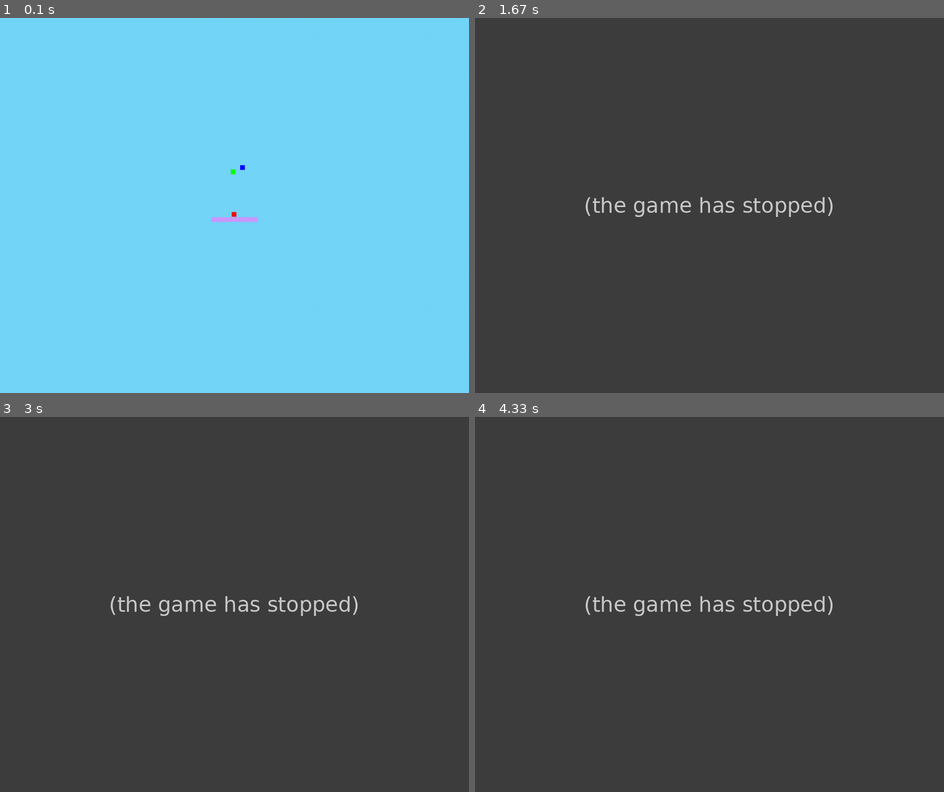
Above: before the commit, frames 1-4 (two rows, left to right).
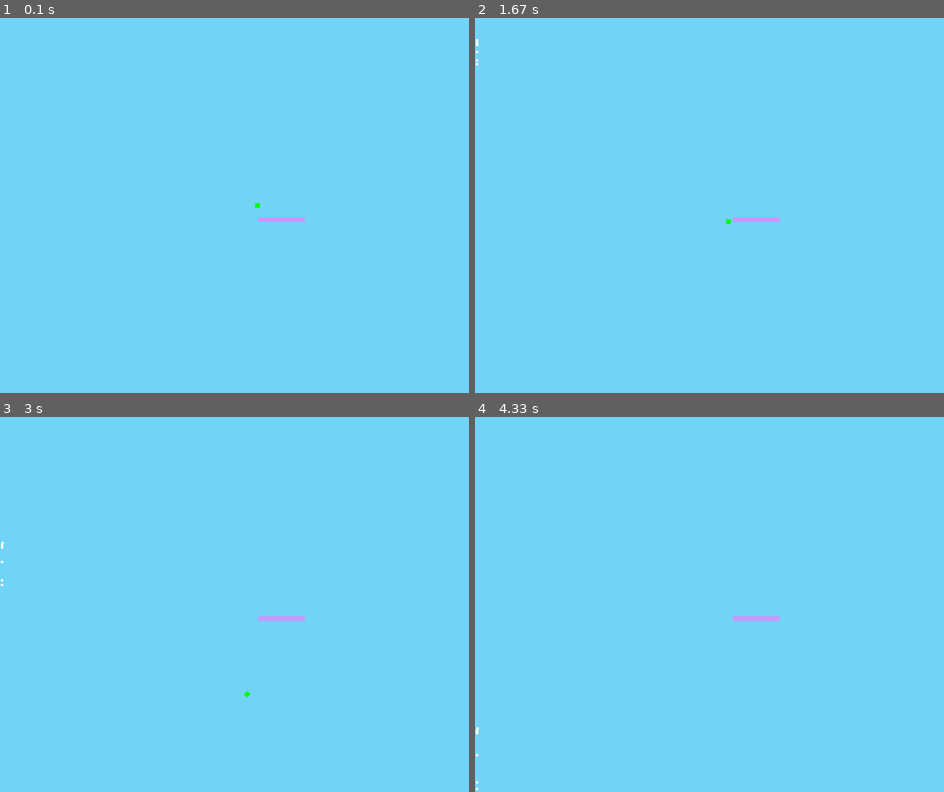
Above: after the commit, the same moments.

Repository: AchoDev/Lumina-Engine
Game: pygame game, started from test2.py
Same seed, same stepped clock (60 frames per second), same inputs: the game is played once before the commit and once after it.
Inputs:
- Up to frame 1 (0.1 s): no input
- Up to frame 2 (1.67 s): tap A at 0.33, 0.67 s
- Up to frame 3 (3 s): no input
- Up to frame 4 (4.33 s): no input

The runs differ from the first frame. In frame 1, 0.3% of the frame differs, in the area x 45-65%, y 39-55%; in frame 2, 100%, in the area x 0-100%, y 0-100%; in frame 3, 100%; in frame 4, 100%.
Error before the commit: TypeError: Rigidbody.__init__() takes 1 positional argument but 2 were given (test2.py line ...; the game stopped at 0.33 s (later frames are placeholders)

Commit message:
mouse cam movement (WC)

Diff:
--- a/Eventloop.py
+++ b/Eventloop.py
@@ -1,6 +1,7 @@
 
 import pygame, console, delta_time
 from main import WIN
+from Input import current_mouse_wheel_scroll
 
 class Eventloop:
     def __init__(self, physics_world, events=[]):
@@ -12,6 +13,9 @@
         self.events.append(event)
 
     def update(self):
+
+        scrolling_hit = False
+
         custom_event_hits = []
         for event in pygame.event.get():
             if event.type == pygame.QUIT:
@@ -41,11 +45,19 @@
                                 custom_event.hit()
                                 custom_event_hits.append(custom_event)
 
+            if event.type == pygame.MOUSEWHEEL:
+                scrolling_hit = True
+                current_mouse_wheel_scroll.x = event.x
+                current_mouse_wheel_scroll.y = event.y
 
         for custom_event in self.events:
             if not (custom_event in custom_event_hits):
                 custom_event.isHit = False
 
+
+        if(not scrolling_hit):
+            current_mouse_wheel_scroll.x = 0
+            current_mouse_wheel_scroll.y = 0
 
         delta_time.update_delta_time()
         console.draw_console()
--- a/Input.py
+++ b/Input.py
@@ -1,6 +1,7 @@
 
 import pygame
 from components import Vector2
+
 
 key_map = {
     'left': pygame.K_LEFT,
@@ -36,6 +37,8 @@
     'z': pygame.K_z,
 }
 
+current_mouse_wheel_scroll = Vector2(0, 0)
+
 def get_key(key):
     keys = pygame.key.get_pressed()
 
@@ -45,3 +48,9 @@
 
 def get_mouse_pos():
     return Vector2.from_tuple(pygame.mouse.get_pos())
+
+def get_mouse():
+    return pygame.mouse.get_pressed()
+
+def get_mouse_scroll():
+    return current_mouse_wheel_scroll.y
--- a/Scene.py
+++ b/Scene.py
@@ -7,6 +7,8 @@
 
 from components.Draghandler import Draghandler
 from components.Transform import Transform
+
+import Input
 
 import delta_time
 
@@ -67,10 +69,12 @@
 
         self.window_dimensions = Container((0, 0))
 
-        self.camera = self.add_object(Camera(0, 0, *WIN.canvas_size))
+        self.camera: Camera = self.add_object(Camera(0, 0, *WIN.canvas_size))
 
         self.debug_mode = False
         # self.debug_window = Object_List("Object List", objects=self.objects)
+
+        self.__previous_mouse_pos = None
 
         def toggle_debug():
             self.debug_mode = not self.debug_mode
@@ -80,8 +84,22 @@
     def get_window_ratio(self):
         return WIN.get_ratio()
 
+    def mouse_to_window(self):
+        return self.camera.window_to_world_position(Input.get_mouse_pos())
 
     def load(self):
+
+        if(self.__previous_mouse_pos != None):
+            current_mouse = Input.get_mouse_pos()
+            self.camera.transform.position += (current_mouse - self.__previous_mouse_pos) * (self.camera.orthographic_size / self.camera.transform.width)
+
+        if(Input.get_mouse()[1]):
+            self.__previous_mouse_pos = Input.get_mouse_pos()
+        else:
+            self.__previous_mouse_pos = None
+
+        self.camera.orthographic_size -= Input.get_mouse_scroll() * (self.camera.orthographic_size / 5)
+
 
         if self.debug_mode:
             self.debug_window.refresh_components()
@@ -113,6 +131,8 @@
 
         self.event_loop.update()
 
+        pass
+
     def update_dimensions(self):
         self.window_dimensions.change((WIN.width, WIN.height))
 
--- a/cls/Camera.py
+++ b/cls/Camera.py
@@ -1,6 +1,7 @@
 
 from .GameObject import GameObject
 from components.Transform import Transform
+from components.Vector2 import Vector2
 
 class Camera(GameObject):
     def __init__(self, xPos, yPos, width, height):
@@ -11,11 +12,11 @@
     def change_ortho(self, value):
         self.orthographic_size = value
 
-    def window_to_world_position(self, pos):
+    def window_to_world_position(self, pos) -> Vector2:
 
         winPosX = ((pos.x - self.transform.width / 2) / self.transform.width) * self.orthographic_size - self.transform.x
 
         ratio = self.transform.height / (self.transform.width / self.orthographic_size)
         winPosY = ((pos.y - self.transform.height / 2) / self.transform.height) * ratio - self.transform.y
 
-        return Transform(winPosX, winPosY, 0, 0)
+        return Vector2(winPosX, winPosY)
--- a/cls/GameObject.py
+++ b/cls/GameObject.py
@@ -21,8 +21,8 @@
             shapes=b2PolygonShape(box=self.transform.get_size().to_tuple())
         )
         self.b2Body.type = 0
-        # self.b2Body.fixtures[0].filterData.categoryBits = 0x0000
-        # self.b2Body.fixtures[0].filterData.maskBits = 0x0000
+        self.b2Body.fixtures[0].filterData.categoryBits = 0x0000
+        self.b2Body.fixtures[0].filterData.maskBits = 0x0000
 
         self.transform.set_target(self)
 
--- a/cls/Window.py
+++ b/cls/Window.py
@@ -96,10 +96,11 @@
             rect = pygame.Rect(t.x, t.y, t.width, t.height)
             pygame.draw.rect(self.win, color, rect, 2 if obj.is_hollow else 0 ,border_radius=obj.border_radius)
         else:
-            s = pygame.Surface((t.width, t.height))
+            s = pygame.Surface((t.width, t.height), pygame.SRCALPHA)
             s.set_alpha(alpha)
             s.fill(color)
-            s = pygame.transform.rotate(s, t.angle)
+            s = pygame.transform.rotate(s, -t.angle)
+
             self.win.blit(s, (t.x, t.y))
 
     def draw_transparent_square(self, obj, color, alpha):
--- a/components/Transform.py
+++ b/components/Transform.py
@@ -21,8 +21,7 @@
         if(self.target.b2Body == None): return
 
         self.b2Body = target.b2Body
-        self.b2Body.position.x = self._x
-        self.b2Body.position.y = self._y
+        self.b2Body.position.Set(self._x, self._y)
 
 
     @property
@@ -39,8 +38,6 @@
 
         self.b2Body.position.Set(xPos, self.b2Body.position.y)
 
-        if(self.width == 1000):
-            print(1000)
 
     @property
     def y(self):
@@ -75,14 +72,23 @@
     def angle(self):
         if(self.b2Body == None):
             return self._angle
-        return self.b2Body.angle
+        return self.b2Body.angle * (180 / math.pi)
 
     @angle.setter
     def angle(self, angle):
         if(self.b2Body == None):
             self._angle = angle
             return
-        self.b2Body.angle = angle
+        self.b2Body.angle = angle * (math.pi / 180)
+
+    @property
+    def position(self) -> Vector2:
+        return Vector2(self.x, self.y)
+
+    @position.setter
+    def position(self, pos):
+        self.x = pos.x
+        self.y = pos.y
 
     def set(self, transform):
         # self = copy.copy(transform)
--- a/components/Vector2.py
+++ b/components/Vector2.py
@@ -34,10 +34,16 @@
         )
 
     def __mul__(self, other):
-        return Vector2(
-            self.x * other.x,
-            self.y * other.y
-        )
+        if(type(other) == 'Vector2'):
+            return Vector2(
+                self.x * other.x,
+                self.y * other.y
+            )
+        else:
+            return Vector2(
+                self.x * other,
+                self.y * other
+            )
 
     @classmethod
     def from_tuple(cls, tuple):
--- a/test2.py
+++ b/test2.py
@@ -6,107 +6,29 @@
 scene = Scene("t")
 scene.fill(light_blue)
 
-b = scene.add_object(Square(0, 0, 1, 1, green))
+b = scene.add_object(Square(-5.1, 0, 1, 1, green))
 b.add_component(Rigidbody())
-# b.add_component(Boxcollider())
+b.add_component(Boxcollider())
 
-b2 = scene.add_object(Square(0, 1, 1, 1, red))
-b2.add_component(Rigidbody())
+# b2 = scene.add_object(Square(0, 1, 1, 1, red))
+# b2.add_component(Rigidbody())
+# b2.add_component(Boxcollider())
 
 b3 = scene.add_object(Square(0, 3, 10, 1, violet))
-# b3.add_component(Boxcollider())
-
-b3 = scene.add_object(Square(1.5, -1, 1, 1, blue))
-b3.add_component(Rigidbody())
-
-scene.camera.transform.y = 0
-
-ground = [
-    # Square(-5, 5, 1, 10, red),
-    # Square(5, 5, 1, 10, red),
-    # Square(0, 0, 1, 7, green),
-    # Square(0, 10, 40, 1, red),
-    # Square(-20, 0, 1, 40, red),
-    # Square(20, 0, 1, 40, red),
-
-    # Square(50, 50, 1, 1, violet),
-]
-
-# for g in ground:
-    # g.add_component(Rigidbody())
-
-scene.add_multiple_objects(ground)
+b3.add_component(Boxcollider())
 
 
-mouse_collider = scene.add_object(GameObject(0, 0, 0, 0))
+scene.camera.transform.x = 10
 
-# mouse_collider.add_child(Square(0, 0, 5, 0.5, orange)).add_component(Rigidbody()).fixed_rotation = False
-# mouse_collider.add_child(Square(-4.5, 0, 0.5, 1, orange)).add_component(Rigidbody()).fixed_rotation = False
-
-# console.watch(b2.transform, "", True)
-
-camera = scene.camera
-
-# b2rb: Rigidbody = b.get_component("Rigidbody")
-# b2rb.move_position(Vector2(1, 1))
 
 while True:
-
-    def print_info():
-        pass
-        # print(scene.camera.orthographic_size)
-        # print(scene.camera.transform.get_position())
-        # # print(b2.transform.get_position())
-
-        # print("")
-
-    if(get_key('right')):
-
-        print(scene.camera.transform.x)
-
-        scene.camera.transform.x -= 200 * delta_time.DELTA_TIME * (scene.camera.orthographic_size / 20)
-        print_info()
-
-    if(get_key('left')):
-        scene.camera.transform.x += 20 * delta_time.DELTA_TIME * (scene.camera.orthographic_size / 20)
-        print_info()
-
-    if(get_key('up')):
-        scene.camera.transform.y += 20 * delta_time.DELTA_TIME * (scene.camera.orthographic_size / 20)
-        print_info()
-
-    if(get_key('down')):
-        scene.camera.transform.y -= 20 * delta_time.DELTA_TIME * (scene.camera.orthographic_size / 20)
-        print_info()
-
-    if(get_key('e')):
-        scene.camera.orthographic_size *= 0.99
-        print_info()
-
-
-    if(get_key('r')):
-        scene.camera.orthographic_size /= 0.99
-        print_info()
-
     mouse_pos = scene.camera.window_to_world_position(get_mouse_pos())
 
     if(get_key('a')):
-        # rb: Rigidbody = b2.get_component("Rigidbody")
-        # rb.add_force(10)
-
-        # b3.add_component(Rigidbody(b3, False))
-
-        # b.add_component(Rigidbody(b, False))
-
-        scene.add_object(Square(mouse_pos.x, mouse_pos.y - 1, 0.1, 0.1, white)).add_component(Rigidbody(False))
-
-
-    # rb: Rigidbody = mouse_collider.get_component("Rigidbody")
-    # rb.move_position(scene.camera.window_to_world_position(get_mouse_pos()))
-    # print(rb.velocity)
-
-    mouse_collider.transform.set_position(mouse_pos)
-
-
+        new = scene.add_object(Square(mouse_pos.x, mouse_pos.y, 0.5, 0.5, white))
+        new.add_component(Rigidbody())
+        new.add_component(Boxcollider())
 
     scene.load()
+
+    pass
